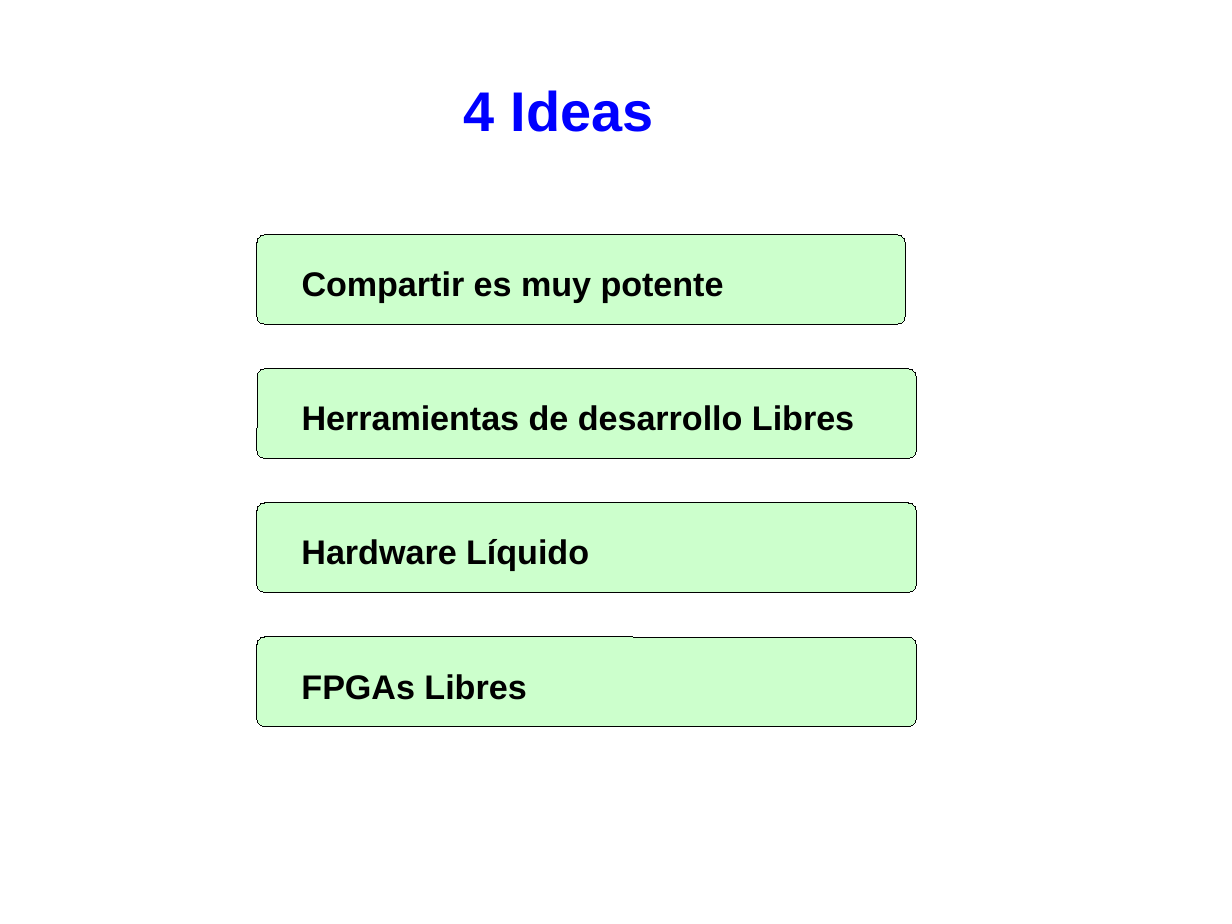
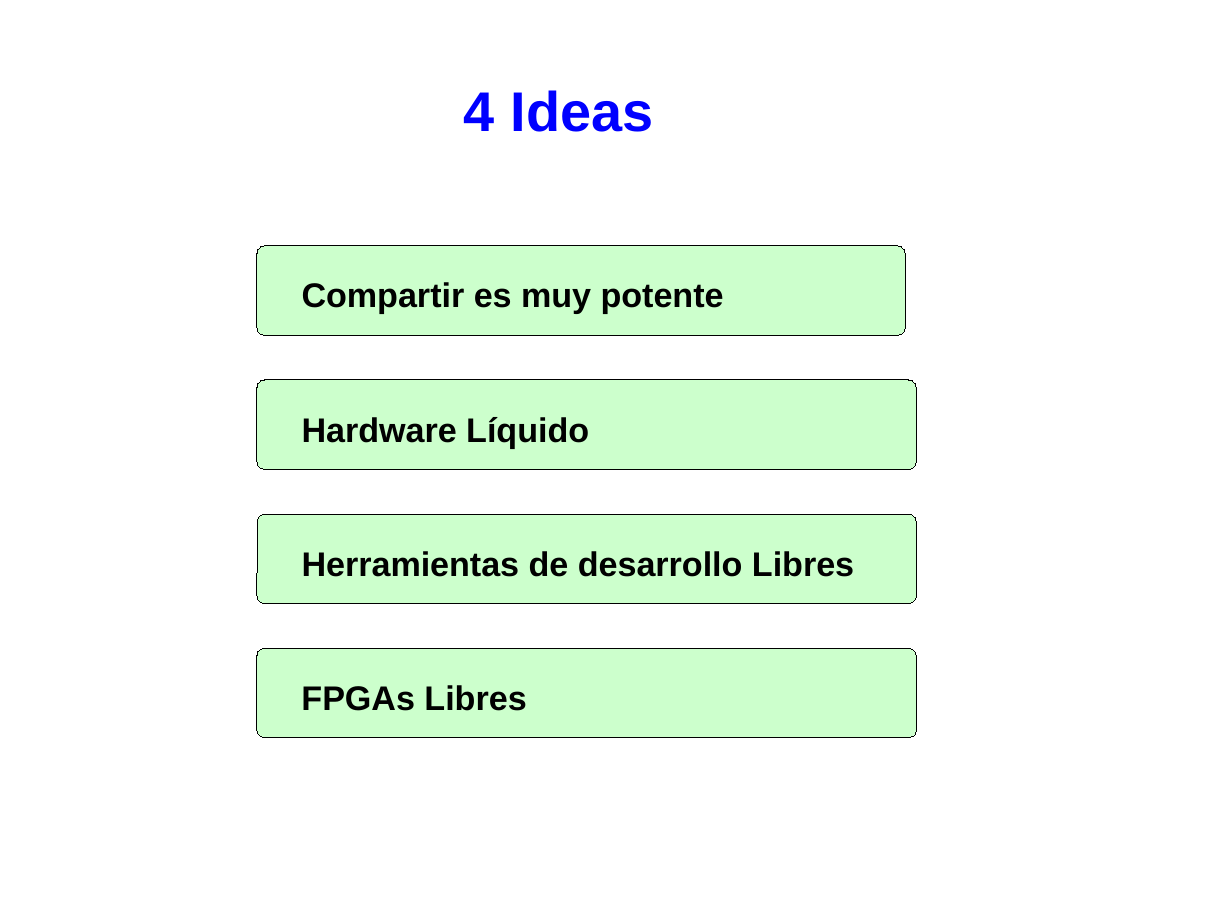
Before and after one commit to Obijuan/myslides, a slide deck: slide 2 of 2019-09-23-dia-soft-libre-URJC/2019-09-23-dia-soft-libre-URJC.odp. Drawn at 1232x924 pixels with LibreOffice and Linux fonts; fonts in the diff are those of the drawing. Boxes give left, top, right and bottom in pixels: in the first picture for what was removed or moved away, otherwise in the second. Text is boxed around its words. In the diff, an @@ line names an element or a change of style, - is before the commit and + after.

```diff
--- a/2019-09-23-dia-soft-libre-URJC/2019-09-23-dia-soft-libre-URJC.odp
+++ b/2019-09-23-dia-soft-libre-URJC/2019-09-23-dia-soft-libre-URJC.odp
@@ 2 texts, 2 rounded rectangles: place and size @@
-2 texts, 2 rounded rectangles at [257, 235, 917, 700]
+2 texts, 2 rounded rectangles at [257, 246, 917, 711]
@@ text "Hardware Líquido": place and size @@
-text "Hardware Líquido" at [301, 539, 589, 571]
+text "Hardware Líquido" at [302, 417, 589, 448]
@@ rounded rectangle: place and size @@
-rounded rectangle at [257, 637, 917, 727]
+rounded rectangle at [257, 514, 917, 604]
@@ text "Herramientas de desarrollo Libres": place and size @@
-text "Herramientas de desarrollo Libres" at [302, 405, 854, 431]
+text "Herramientas de desarrollo Libres" at [302, 551, 854, 577]
@@ rounded rectangle: place and size @@
-rounded rectangle at [257, 503, 917, 593]
+rounded rectangle at [257, 648, 917, 738]
```
Also in this commit, not shown: 1 other file.
